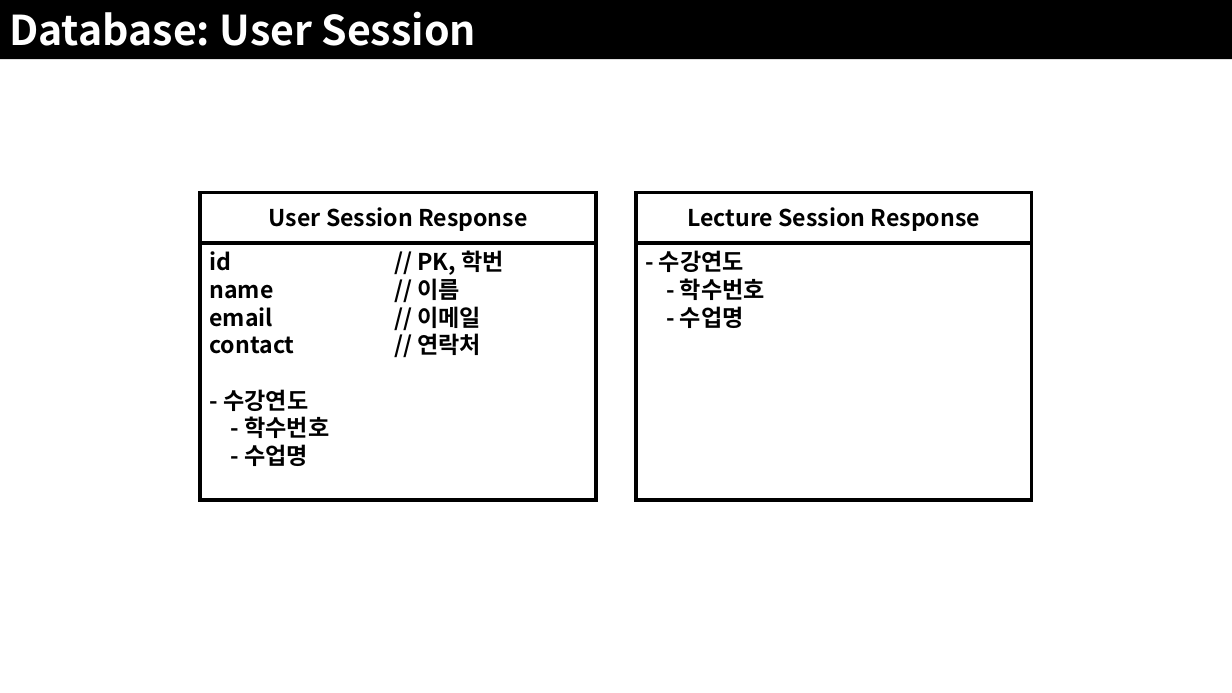
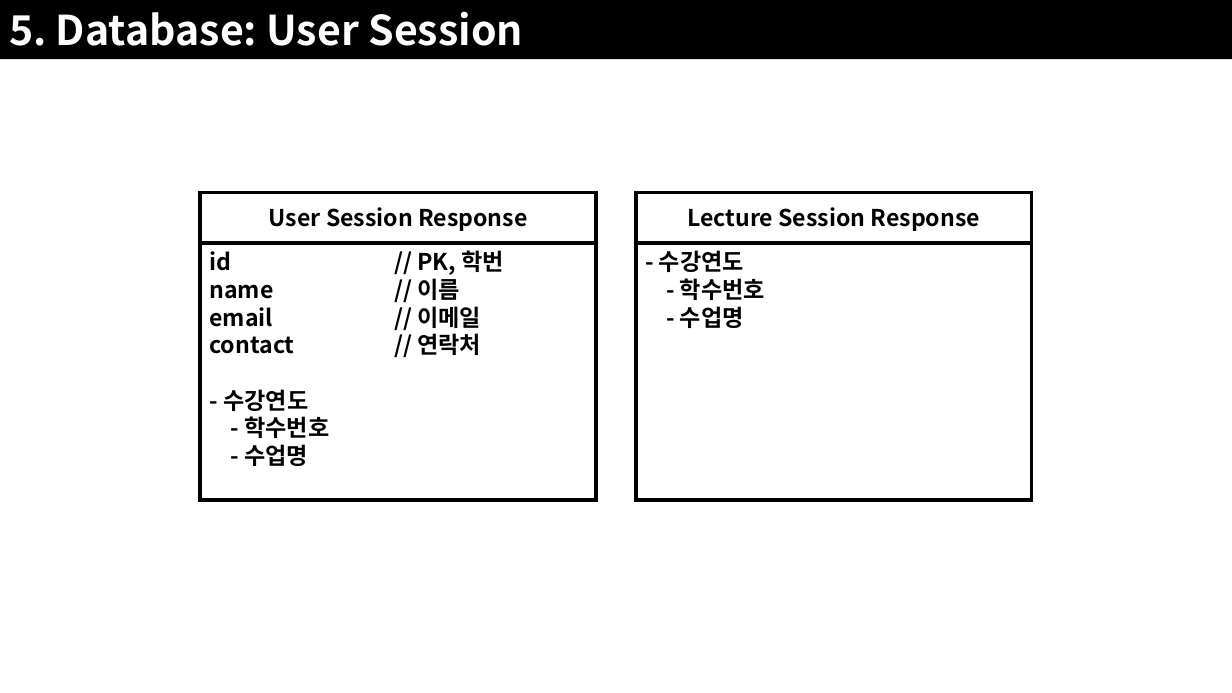
Before and after one commit to JoSihun/CGVR_Lab, a slide deck: slide 22 of documents/01_프로젝트_개발계획.pptx (slide 23 before the commit). Drawn at 1232x693 pixels with LibreOffice and Linux fonts; fonts in the diff are those of the drawing. Boxes give left, top, right and bottom in pixels: in the first picture for what was removed or moved away, otherwise in the second. Text is boxed around its words. In the diff, an @@ line names an element or a change of style, - is before the commit and + after.

```diff
--- a/documents/01_프로젝트_개발계획.pptx
+++ b/documents/01_프로젝트_개발계획.pptx
@@ text in rectangle at <box>9,11,523,46</box>: text changed @@
-Database: User Session
+5. Database: User Session
```
Also in this commit, not shown: 23 other slides changed, 7 slides added, 4 slides removed.
